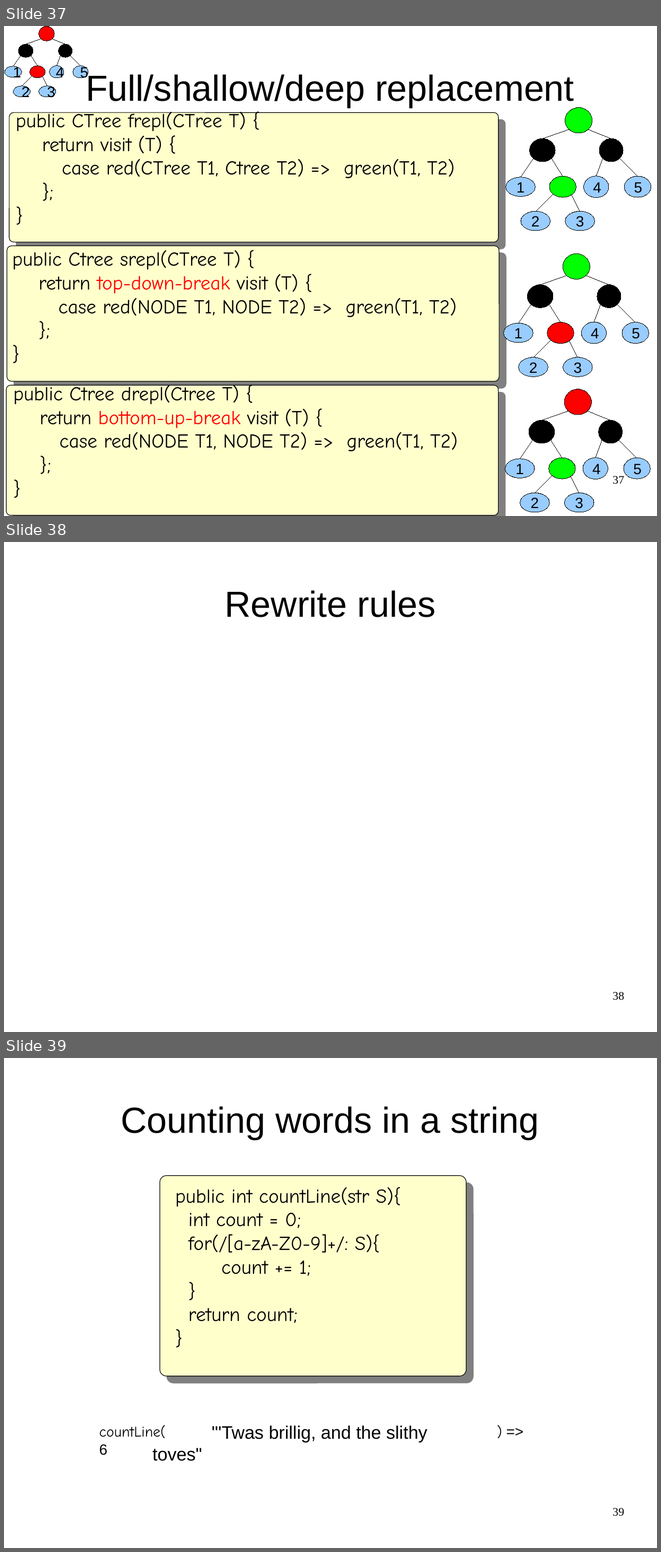
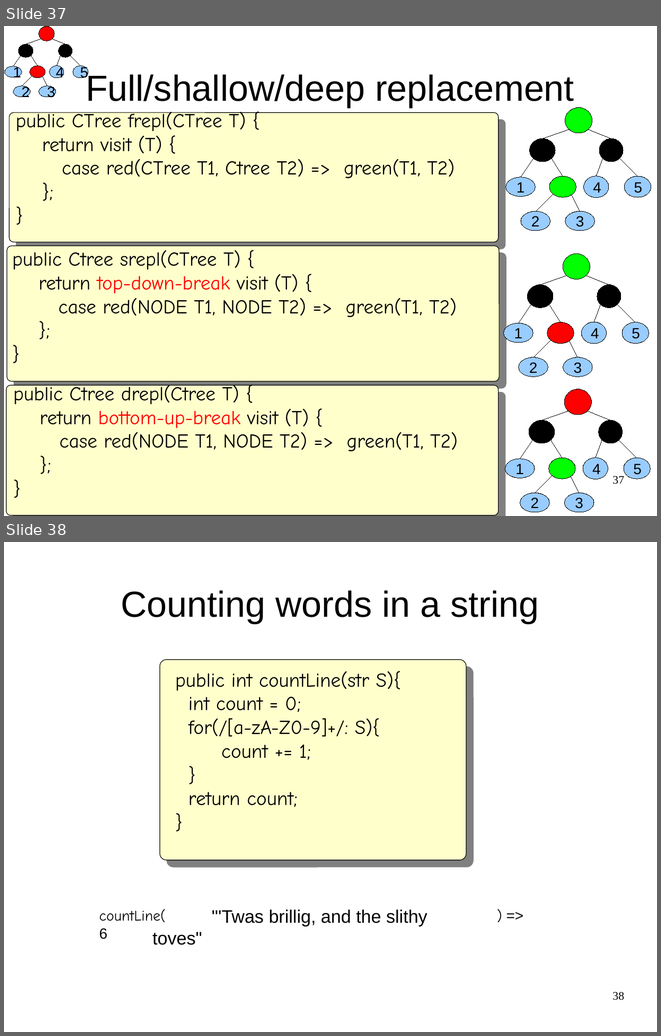
Before and after one commit to cwi-swat/meta-environment, a slide deck: meta-doc/analysis/rascal-slides/rascal-slides.odp. Shown one above the other, each under a label of ours: slides 37, 38 and 39 before the commit, slides 37 and 38 after it. The pictures are 661x1552 and 661x1036 pixels, drawn with LibreOffice and Linux fonts; fonts in the diff are those of the drawing; background and template pictures are left out. Boxes give left, top, right and bottom in pixels: in the first picture for what was removed or moved away, otherwise in the second. Text is boxed around its words. In the diff, an @@ line names an element or a change of style, - is before the commit and + after.

```diff
--- a/meta-doc/analysis/rascal-slides/rascal-slides.odp
+++ b/meta-doc/analysis/rascal-slides/rascal-slides.odp
@@ slide 38 removed at box(4, 542, 657, 1032), background #FFFFFF @@
@@ title removed at box(225, 590, 436, 617) @@
-Rewrite rules
@@ page number removed at box(612, 991, 624, 1000) @@
-38
@@ what was slide 39 is now slide 38 @@
@@ page number at box(612, 991, 624, 1000): text changed @@
-39
+38
```
Also in this commit, not shown: 8 slides changed, 2 slides added, 2 other slides removed.
